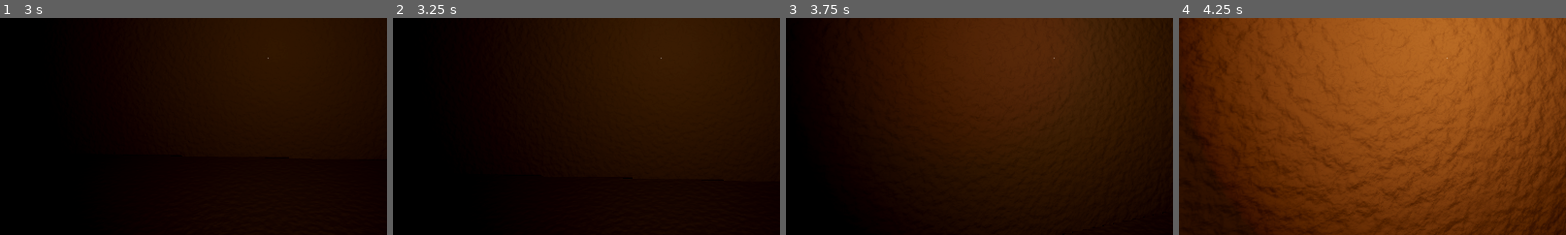
Above: before the commit, frames 1-4 (left to right).
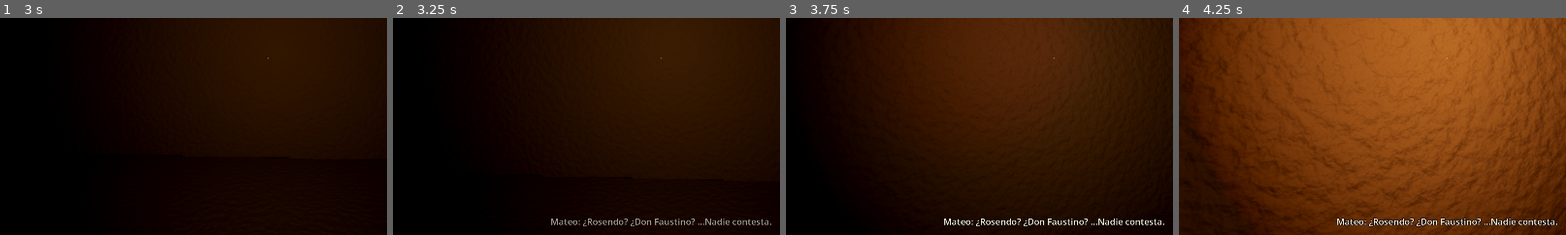
Above: after the commit, the same moments.

Repository: mateomerino14/socavon
Game: Godot game, scene res://src/world/level_01/level_01.tscn
Same seed, same stepped clock (60 frames per second), same inputs: the game is played once before the commit and once after it. Sound files missing from this copy of the repository are replaced by a short silence.
Inputs (mouse positions are % of the whole screen's width and height, from its top left):
- Up to frame 1 (3 s): tap Enter at 0.5 s; move the mouse to (55, 50) at 0.52 s; hold Ctrl (crouch) 0.53-1.28 s; hold W (move_forward) from 0.53 s (still down); move the mouse to (45, 50) at 1.27 s; tap E (interact) at 1.35 s; move the mouse to (52, 48) at 2.02 s; hold Mouse wheel down (lamp_decrease) 2.03-2.78 s; move the mouse to (49, 52) at 2.77 s; tap Mouse wheel up (lamp_increase) at 2.85 s
- Up to frame 2 (3.25 s): keep holding W (move_forward)
- Up to frame 3 (3.75 s): keep holding W (move_forward); move the mouse to (57, 51) at 3.52 s; hold R (lamp_refill) from 3.53 s (still down)
- Up to frame 4 (4.25 s): keep holding W (move_forward); keep holding R (lamp_refill)
The pictures show only the part of the screen within x 15-65%, y 41-91%; the shares and areas given below are measured in that part.

Frame 1 is identical in both runs. In frame 2, 0.8% of the frame differs, in the area x 40-98%, y 92-96%; in frame 3, 0.9%; in frame 4, 1.4%, in the area x 40-98%, y 91-97%.

Commit message:
feat: Agrega las voces de Mateo y la llamada de Wilmer al nivel 1

Diff:
--- a/src/world/level_01/level_01.tscn
+++ b/src/world/level_01/level_01.tscn
@@ -29,6 +29,13 @@
 [ext_resource type="Resource" path="res://src/story/notes/inscripcion_siete.tres" id="35_inscripcion"]
 [ext_resource type="PackedScene" path="res://src/ui/note_viewer/note_viewer.tscn" id="36_viewer"]
 [ext_resource type="PackedScene" path="res://src/world/hiding/mine_cart_hiding_spot.tscn" id="41_cart"]
+[ext_resource type="PackedScene" path="res://src/story/voice_trigger.tscn" id="50_trigger"]
+[ext_resource type="PackedScene" path="res://src/story/voice_player.tscn" id="51_voice"]
+[ext_resource type="Script" path="res://src/story/voice_line.gd" id="52_voice_line"]
+[ext_resource type="Resource" path="res://src/story/voices/mateo_cruce.tres" id="53_mateo_cruce"]
+[ext_resource type="Resource" path="res://src/story/voices/wilmer_llamado.tres" id="54_wilmer_llamado"]
+[ext_resource type="Resource" path="res://src/story/voices/mateo_altar.tres" id="55_mateo_altar"]
+[ext_resource type="Resource" path="res://src/story/voices/mateo_siete.tres" id="56_mateo_siete"]
 
 [node name="Level01" type="Node3D"]
 script = ExtResource("2_level")
@@ -256,3 +263,25 @@
 
 [node name="ChamberCart" parent="HidingSpots" instance=ExtResource("41_cart")]
 transform = Transform3D(1, 0, 0, 0, 1, 0, 0, 0, 1, 11.5, 0, -21)
+
+[node name="Voices" type="Node3D" parent="."]
+
+[node name="WilmerVoice" parent="Voices" instance=ExtResource("51_voice")]
+transform = Transform3D(1, 0, 0, 0, 1, 0, 0, 0, 1, -10.5, 1.5, -8)
+
+[node name="JunctionTrigger" parent="Voices" instance=ExtResource("50_trigger")]
+transform = Transform3D(1, 0, 0, 0, 1, 0, 0, 0, 1, 0, 0, -6.5)
+lines = Array[ExtResource("52_voice_line")]([ExtResource("53_mateo_cruce")])
+
+[node name="WestBranchTrigger" parent="Voices" node_paths=PackedStringArray("voice") instance=ExtResource("50_trigger")]
+transform = Transform3D(0, 0, 1, 0, 1, 0, -1, 0, 0, -3.5, 0, -8)
+lines = Array[ExtResource("52_voice_line")]([ExtResource("54_wilmer_llamado")])
+voice = NodePath("../WilmerVoice")
+
+[node name="ChamberTrigger" parent="Voices" instance=ExtResource("50_trigger")]
+transform = Transform3D(1, 0, 0, 0, 1, 0, 0, 0, 1, 8, 0, -19)
+lines = Array[ExtResource("52_voice_line")]([ExtResource("55_mateo_altar")])
+
+[node name="InscriptionTrigger" parent="Voices" instance=ExtResource("50_trigger")]
+transform = Transform3D(1, 0, 0, 0, 1, 0, 0, 0, 1, 8, 0, -31)
+lines = Array[ExtResource("52_voice_line")]([ExtResource("56_mateo_siete")])
